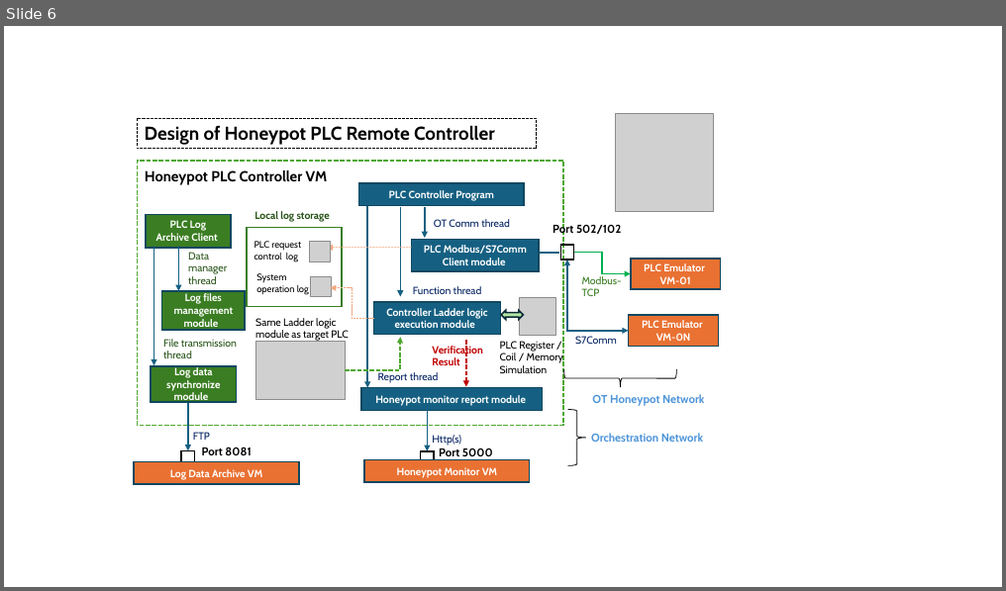
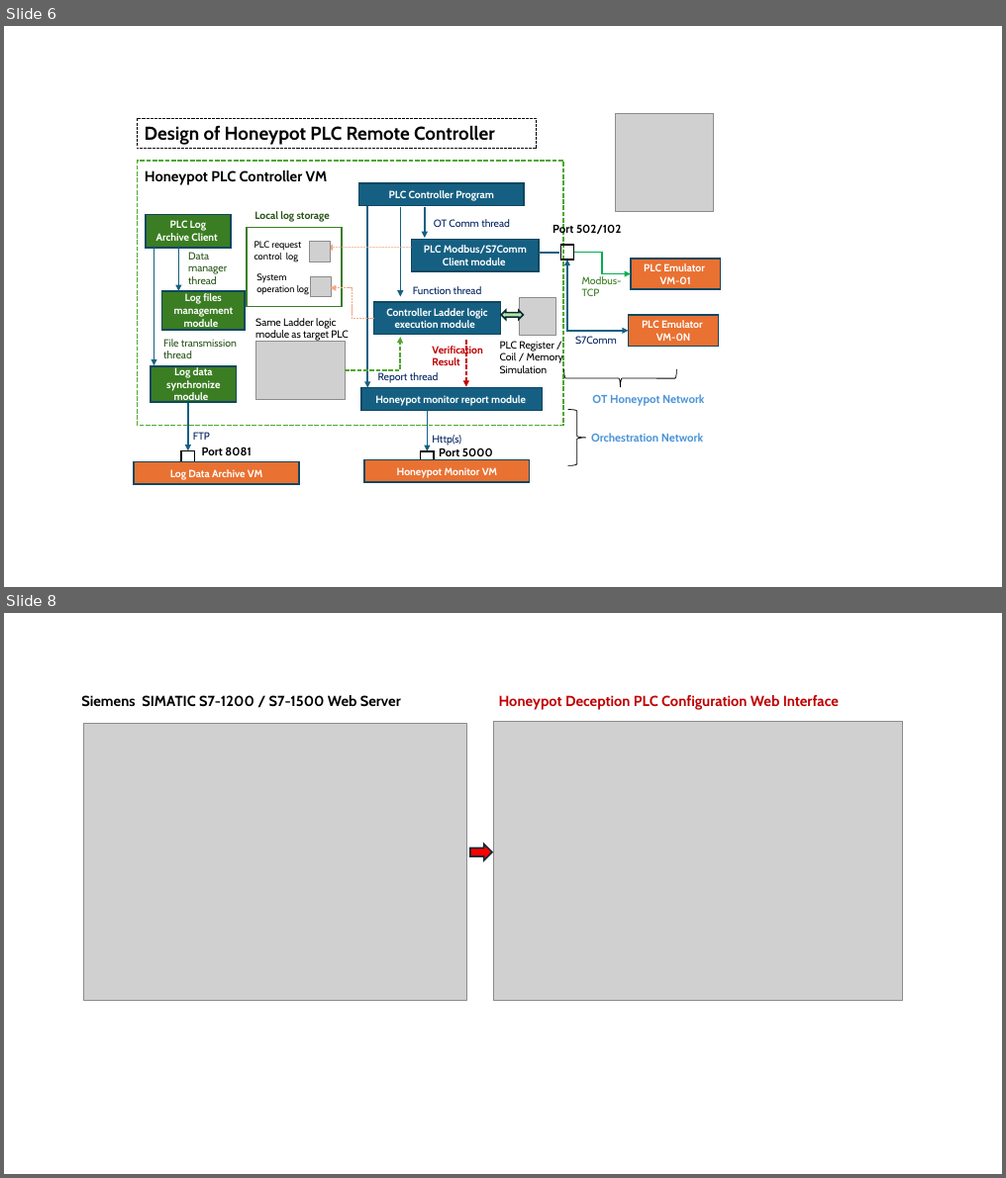
Before and after one commit to kuldeepsharma1/cyber-honey-pot, a slide deck: doc/designDoc.pptx. Shown one above the other, each under a label of ours: slide 6 before the commit, slides 6 and 8 after it; the slides between them are not shown. The pictures are 1006x591 and 1006x1178 pixels, drawn with LibreOffice and Linux fonts; fonts in the diff are those of the drawing; grey boxes stand for pictures. Boxes give left, top, right and bottom in pixels: in the first picture for what was removed or moved away, otherwise in the second. Text is boxed around its words. In the diff, an @@ line names an element or a change of style, - is before the commit and + after.

Commit message:
update the deception section.

```diff
--- a/doc/designDoc.pptx
+++ b/doc/designDoc.pptx
@@ slide 8 added at (4,613,1002,1174), background #FFFFFF @@
@@ text added at (81,695,401,707), 14 pt, text #000000, bold @@
+Siemens SIMATIC S7-1200 / S7-1500 Web Server
@@ text added at (499,695,839,710), 14 pt, text #C00000, bold @@
+Honeypot Deception PLC Configuration Web Interface
@@ picture added at (83,723,466,1000) @@
@@ picture added at (494,721,902,1000) @@
@@ right arrow added at (470,845,492,861), fill #FF0000, outline #092A39 1.5 pt @@
```
Also in this commit, not shown: 1 other slide added, 3 other files.
